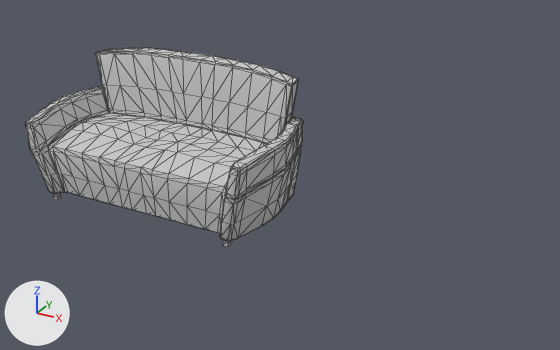
Renders of the FBX model Assets/Blockout/InterieurMoulin/mesh/SM_WaterMill_Canape2Places.FBX from each side of a commit.
One viewpoint serves both versions: a camera (50 mm lens) standing at (2.64, -4.88, 2.63) and looking at (0.08, -0.23, 0.31). The axes (+X, +Y, +Z) are drawn at lower left. The lights are the same throughout. Mesh edges are drawn as thin lines.
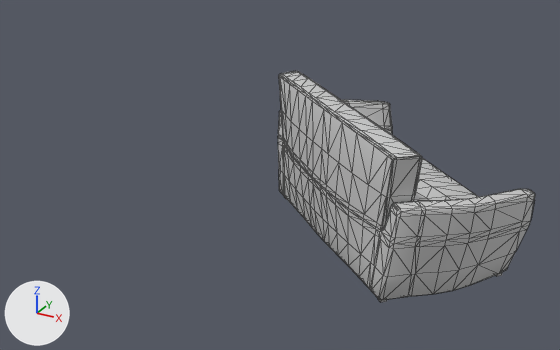
The change in detail:
me_mesh is used by ob_box005; location (0.0, 0.0, 0.0); scale (0.01, 0.01, 0.01).
me_mesh had 841 vertices, 1607 faces and spanned x -183.0..25.0, y -96.0..9.0, z 0.0..105.0.
me_mesh now has 860 vertices, 1645 faces and spans x -183.0..25.0, y -96.0..9.0, z 0.0..105.0.
Part 1, on me_mesh:
8 vertices are removed from x -161.0..4.0, y -87.0..-86.0, z 44.0..45.0.
57 faces are deleted.
8 vertices move from x -127.0..-1.0, y -86.0, z 44.0..45.0 to x -127.0..-1.0, y -86.0..-85.0, z 44.0..45.0.
27 vertices are added at x -161.0..4.0, y -88.0..-85.0, z 43.0..46.0.
95 new faces join them, mat_standardmaterial (its picture is missing).
Object 'Box005' (ob_box005) turns from (0, 0, 0) to (0, 0, 140) degrees about x, y and z.

Boxes (x1, y1, x2, y2) around the edits, measured in the pictures (560 x 350 px):
'Box005', reshaped, turned
    before: (26, 48, 303, 247)
    after: (278, 71, 535, 302)
part 1 of me_mesh, built on
    before: (41, 126, 231, 193)
    after: (385, 129, 478, 200)
